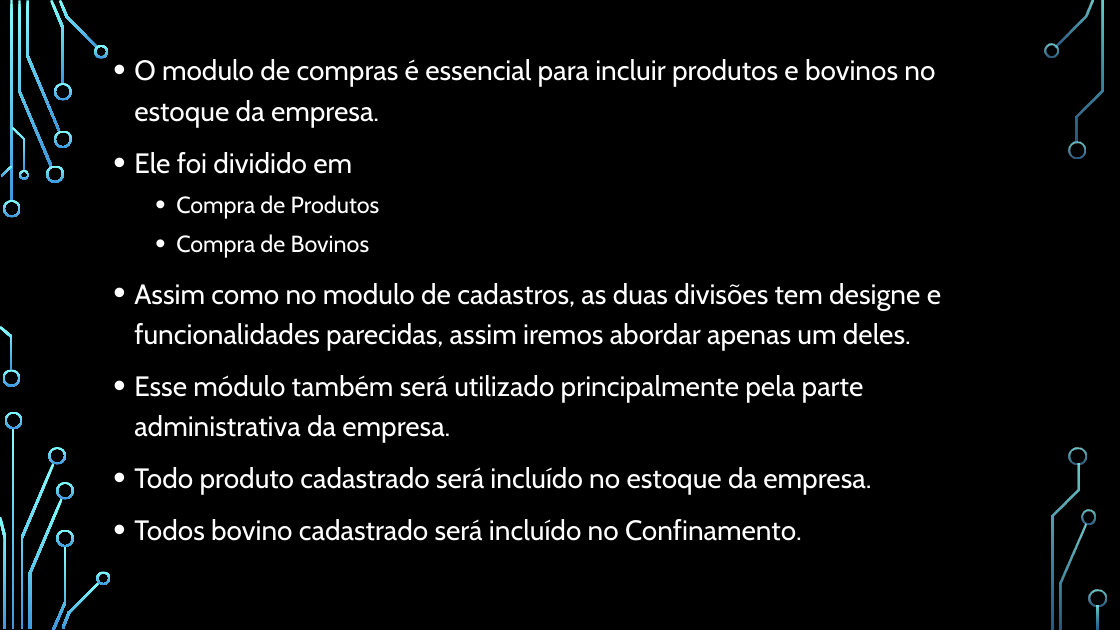
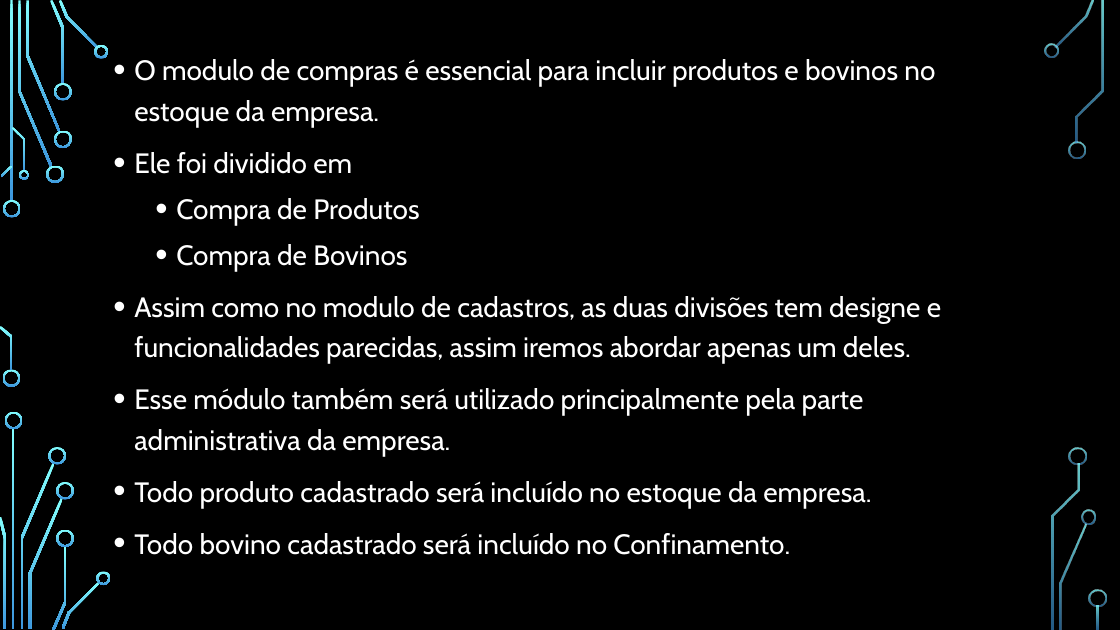
Before and after one commit to chav1985/GerenciamentoBovinos, a slide deck: slide 15 of GerenciamentoBovinos/Documentação/Apresentação/SISTEMA DE GERENCIAMENTO DE BOVINOS.pptx. Drawn at 1120x630 pixels with LibreOffice and Linux fonts; fonts in the diff are those of the drawing; background and template pictures are left out. Boxes give left, top, right and bottom in pixels: in the first picture for what was removed or moved away, otherwise in the second. Text is boxed around its words. In the diff, an @@ line names an element or a change of style, - is before the commit and + after.

```diff
--- a/GerenciamentoBovinos/Documentação/Apresentação/SISTEMA DE GERENCIAMENTO DE BOVINOS.pptx
+++ b/GerenciamentoBovinos/Documentação/Apresentação/SISTEMA DE GERENCIAMENTO DE BOVINOS.pptx
@@ text at box(176, 198, 419, 271): size 20 to 24 pt in "Compra de Produtos", "Compra de Bovinos" @@
@@ text at box(134, 533, 790, 555): text changed @@
-• Todos bovino cadastrado será incluído no Confinamento.
+• Todo bovino cadastrado será incluído no Confinamento.
```
Also in this commit, not shown: 7 other slides changed.
